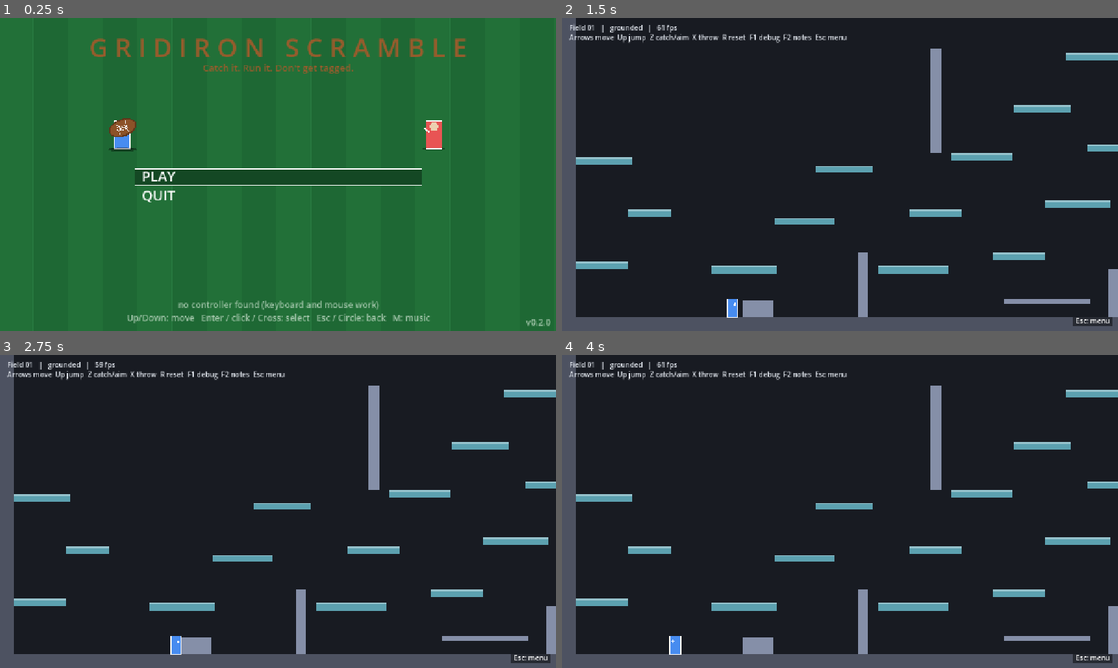
Above: before the commit, frames 1-4 (two rows, left to right).
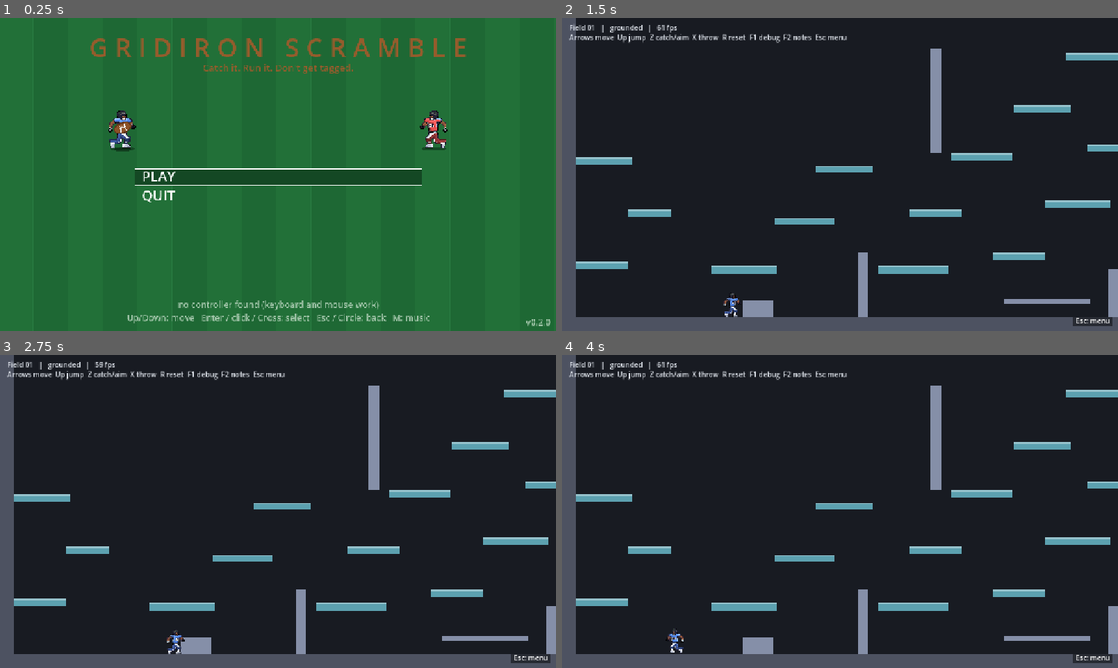
Above: after the commit, the same moments.

Repository: Pratul-Saini/ballbrawlla
Game: Godot game, scene res://scenes/app.tscn
Same seed, same stepped clock (60 frames per second), same inputs: the game is played once before the commit and once after it.
Inputs (mouse positions are in pixels of both pictures, inside the frame that each line leads up to):
- Up to frame 1 (0.25 s): no input
- Up to frame 2 (1.5 s): tap Enter at 0.5 s; move the mouse to (962, 158) at 0.52 s; hold Right 0.53-1.25 s; tap Z at 0.6 s; click (962, 158) at 0.67 s; tap Space at 0.77, 1.25 s; drag from (728, 190) to (812, 237) at 1.27 s
- Up to frame 3 (2.75 s): tap Enter at 2 s; move the mouse to (333, 442) at 2.02 s; hold Right from 2.03 s (still down); tap F at 2.1 s
- Up to frame 4 (4 s): release Right at 2.75 s; tap Space at 2.75, 3.77 s; drag from (812, 574) to (673, 464) at 2.77 s; tap Enter at 3.5 s; move the mouse to (1006, 558) at 3.52 s; hold Left from 3.53 s (still down); tap V at 3.6 s

The runs differ from the first frame. In frame 1, 1.7% of the frame differs, in the area x 16-99%, y 6-99%; in frame 2, 0.1%; in frame 3, 0.2%; in frame 4, 0.2%.

Commit message:
feat: hand-drawn player sprites, red team, double-jump effect, and sprites in the menu
Problem
The Godot game drew every player as a coloured rectangle, in matches, in practice mode and in the menu's
throwing animation. There was no art for the two teams, no way to tell a second jump had happened, and the ball
floated at the player's centre while carried.

Solution
- player_sprites.gd loads the hand-drawn running pose (fball_navy) for the blue team and a hue-shifted red version
  (fball_red) for the other, each facing right and left. The left copies are mirrored with the jersey number put back
  the right way round. match_renderer.gd and sandbox.gd draw the sprite at the hitbox's feet, scaled by one shared
  VISUAL_SCALE (1.35), flipped to the way the player runs, with a small bounce while running on the ground.
- A carried ball is drawn in the near hand (the one on the side of the number's 3) instead of the body centre.
- menu_anim.gd draws the two sprites throwing the ball back and forth; the ball is smaller to suit them.
- A double jump plays a one-shot effect at the feet from fx_double_jump.png (a strip of square frames, so it can be
  replaced by painted art with no code change). Practice mode spots it from the jump counter; matches spot it from a
  sudden upward speed while airborne, so the network view is unchanged.
- tools/ has the scripts that made the art: make_left_sprite, make_team_sprites, shade_sprite, smooth_sprite and
  make_double_jump_fx. The .aseprite files sit next to the PNGs for editing.
- The sandbox's scripted run got a --double option that jumps twice, and one-tick button presses.

Testing
- Godot: 89 passed. The run also prints one script error from relay_client.gd, which comes from the relay
  reachability test already on main; it appears identically with this change removed.
- Python: 545 passed.
- Checked screenshots of the menu, practice mode and the effect, and the scripted --double run: one effect for a
  double jump and none for a single jump.
- Not checked: a real match (the second team's sprite in play, the double-jump effect there, facing left while
  running), a controller, and the packaged macOS and Windows builds.

Diff:
--- a/godot/scripts/match_renderer.gd
+++ b/godot/scripts/match_renderer.gd
@@ -9,6 +9,7 @@
 ## the canvas) so lines and text keep their pixel size at any zoom, as in the Python renderer.
 
 const Teams = preload("res://scripts/teams.gd")
+const PlayerSprites = preload("res://scripts/player_sprites.gd")
 
 static func c8(r: int, g: int, b: int, a: int = 255) -> Color:
 	return Color(r / 255.0, g / 255.0, b / 255.0, a / 255.0)
@@ -46,10 +47,16 @@
 const AIM_RING_RADIUS := 60.0
 const MIN_ZOOM := 0.4                      # local play: how far the shared camera may zoom out
 const FRAME_MARGIN := Vector2(260, 200)    # world px kept around the players when framing them
+const RUN_BOB := 2.0                       # world px the player bounces while running on the ground
+const RUN_BOB_SPEED := 0.42                # radians per tick
+const RUN_MIN_SPEED := 20.0                # |vx| above this counts as running
 
 var level
 var field
 var t
+var sprites := PlayerSprites.new()
+var _fx_list: Array = []        # double-jump effects: {x, y, age} in world px
+var _prev_air := {}              # role -> [state, vy] last frame, to spot the second jump
 var ci: CanvasItem
 var font: Font
 var size := Vector2(1280, 720)
@@ -184,6 +191,7 @@
 func draw(p_ci: CanvasItem, p_size: Vector2, view: Dictionary, fps: float, dt: float, status: String = "",
 		controls: String = "", invite: Dictionary = {}) -> void:
 	ci = p_ci
+	_age_fx(dt)
 	size = p_size
 	if view.get("local", false):
 		frame(_focus_points(view), dt, hud_h)
@@ -298,19 +306,32 @@
 		else:
 			ci.draw_rect(rect, PLATFORM)
 
+## Draws one player. Returns where the ball goes (the near hand, in screen px), or Vector2.INF when drawn as a box.
+## `facing` is 1 or -1; `bob` is a vertical offset in world px (the run bounce).
 func _draw_figure(x: float, feet_y: float, team: int, label: String, outline_only: bool = false, me: bool = false,
-		p_h: float = -1.0) -> void:
+		p_h: float = -1.0, facing: int = 1, bob: float = 0.0) -> Vector2:
 	var w: float = t.player_width
 	var h: float = p_h if p_h > 0.0 else t.player_height
 	var rect := _wrect(x - w / 2.0, feet_y - h, w, h)
 	var color := _team_color(team)
+	var hand := Vector2.INF
+	var spr: Dictionary = {} if outline_only else sprites.get_sprite(team, facing, TEAM_COLORS[team])
 	if outline_only:
 		_rect_outline(rect.grow(-1.0), color, 2.0)
-	else:
+	elif spr.is_empty():
 		ci.draw_rect(rect, color)
+	else:
+		var src: Rect2 = spr["src"]
+		var k: float = h / src.size.y * PlayerSprites.VISUAL_SCALE * zoom        # screen px per art pixel
+		var dst := Rect2(Vector2(roundf(rect.get_center().x - src.size.x * k / 2.0),
+				roundf(rect.end.y - src.size.y * k - bob * zoom)), src.size * k)
+		ci.texture_filter = CanvasItem.TEXTURE_FILTER_LINEAR
+		ci.draw_texture_rect_region(spr["tex"], dst, src)
+		hand = dst.position + (spr["hand"] as Vector2) * dst.size
 	if me:
 		_rect_outline(rect.grow(2.0), Color.WHITE, 1.0)
 	_text(label, Vector2(rect.get_center().x, rect.position.y - 16.0), color, 14, true)
+	return hand
 
 func _draw_aim(cx: float, cy: float, angle: float, power: float) -> void:
 	var c := _w(cx, cy)
@@ -372,11 +393,38 @@
 func _is_mine(view: Dictionary, team: int, role: String) -> bool:
 	return role != "QB" and (bool(view.get("local", false)) or team == view["team"])
 
+## Fade out finished effects.
+func _age_fx(dt: float) -> void:
+	for e in _fx_list:
+		e["age"] += dt
+	_fx_list = _fx_list.filter(func(e): return e["age"] < PlayerSprites.FX_SECONDS)
+
+## A second jump shows up as a sudden upward speed while already in the air (no change to the network view needed).
+func _spot_double_jumps(view: Dictionary) -> void:
+	var jump_v: float = float(t.double_jump_speed)
+	for a in view["actors"]:
+		var prev = _prev_air.get(a["role"])
+		var vy: float = float(a["vy"])
+		if prev != null and a["s"] == "airborne" and prev[0] == "airborne" and prev[1] > -jump_v * 0.5 and vy <= -jump_v * 0.9:
+			_fx_list.append({"x": a["x"] + a["w"] / 2.0, "y": a["y"] + a["h"], "age": 0.0})
+		_prev_air[a["role"]] = [a["s"], vy]
+
 func _draw_actors(view: Dictionary) -> void:
+	_spot_double_jumps(view)
+	for e in _fx_list:
+		sprites.draw_fx(ci, _w(e["x"], e["y"]), e["age"], PlayerSprites.FX_SCALE * zoom)
+	var hands := {}   # role -> screen position of the near hand
 	for a in view["actors"]:
 		var feet_x: float = a["x"] + a["w"] / 2.0
 		var me := _is_mine(view, a["team"], a["role"])
-		_draw_figure(feet_x, a["y"] + a["h"], a["team"], a["role"], false, me)
+		var running: bool = a["s"] == "grounded" and absf(float(a["vx"])) > RUN_MIN_SPEED
+		var bob: float = absf(sin(float(view["tick"]) * RUN_BOB_SPEED)) * RUN_BOB if running else 0.0
+		var facing: int = int(a["f"])
+		if running:
+			facing = 1 if float(a["vx"]) > 0.0 else -1
+		var hand: Vector2 = _draw_figure(feet_x, a["y"] + a["h"], a["team"], a["role"], false, me, -1.0, facing, bob)
+		if hand != Vector2.INF:
+			hands[a["role"]] = hand
 		if me:
 			ci.draw_arc(_w(feet_x, a["y"] + a["h"] / 2.0), maxf(4.0, t.tag_radius * zoom), 0.0, TAU, 40,
 					c8(90, 200, 120), 1.0)
@@ -384,7 +432,15 @@
 		var qb: Dictionary = view["actors"][0]
 		_draw_aim(qb["x"] + qb["w"] / 2.0, qb["y"] + qb["h"] / 2.0, view["aim"][0], view["aim"][1])
 	var b: Dictionary = view["ball"]
-	ci.draw_circle(_w(b["x"], b["y"]), maxf(3.0, t.ball_radius * zoom), BALL)
+	var holder = b.get("holder")
+	if holder != null and hands.has(holder):
+		_draw_held_ball(hands[holder])
+	else:
+		ci.draw_circle(_w(b["x"], b["y"]), maxf(3.0, t.ball_radius * zoom), BALL)
+
+## A small football carried in the hand.
+func _draw_held_ball(at: Vector2) -> void:
+	PlayerSprites.draw_football(ci, at, maxf(4.0, t.ball_radius * zoom * 1.5), BALL)
 
 # ------------------------------------------------------------ HUD
 
--- a/godot/scripts/menu_anim.gd
+++ b/godot/scripts/menu_anim.gd
@@ -3,6 +3,8 @@
 ## (src/ballbrawlla/menu_anim.py). Everything is drawn in code, so the game needs no image files.
 ## pose(t, width) is a pure function of time, so the animation has no state to get out of step. Each throw takes
 ## PERIOD seconds: wind-up, flight along an arc, catch, hold. Then the players swap roles.
+
+const PlayerSprites = preload("res://scripts/player_sprites.gd")
 
 const PERIOD := 3.6
 const WINDUP := 0.5
@@ -12,10 +14,11 @@
 const TRAIL_STEP := 0.028       # seconds between ghosts
 const SCROLL_PX_PER_S := 18.0
 const STRIPE := 80.0            # px per field stripe
-const BALL_W := 66.0
-const BALL_H := 40.0
+const BALL_W := 42.0
+const BALL_H := 26.0
 const PLAYER_W := 36.0
 const PLAYER_H := 64.0
+const SPRITE_H := 88.0          # drawn height of the player art (puts its hand near where the ball is thrown from)
 const ARC_HEIGHT := 92.0
 const GROUND := 300.0
 
@@ -94,6 +97,7 @@
 var SKIN := c8(236, 208, 176)
 var _ellipse := PackedVector2Array()
 var _inner := PackedVector2Array()
+var sprites := PlayerSprites.new()
 
 func _init() -> void:
 	for k in 28:
@@ -114,8 +118,8 @@
 	var lay := layout(size.x)
 	var p := pose(t, size.x)
 	var thrower_left: bool = p["direction"] == 1
-	_player(ci, lay[0], lay[2], BLUE, 0.0 if thrower_left else p["receiver_lift"], p["thrower_lean"] if thrower_left else 0.0, 1)
-	_player(ci, lay[1], lay[2], RED, p["receiver_lift"] if thrower_left else 0.0, 0.0 if thrower_left else p["thrower_lean"], -1)
+	_player(ci, lay[0], lay[2], BLUE, 0.0 if thrower_left else p["receiver_lift"], p["thrower_lean"] if thrower_left else 0.0, 1, 0)
+	_player(ci, lay[1], lay[2], RED, p["receiver_lift"] if thrower_left else 0.0, 0.0 if thrower_left else p["thrower_lean"], -1, 1)
 	var height: float = maxf(0.0, lay[2] - PLAYER_H * 0.75 - p["y"])
 	_ellipse_at(ci, Vector2(p["x"], lay[2] + 2.0), BALL_W / 2.0, 5.0, Color(0, 0, 0, maxf(30.0, 90.0 - height * 0.5) / 255.0))
 	var ghosts := ball_trail(t, size.x)
@@ -131,7 +135,17 @@
 		pts.append(c + Vector2(cos(a) * rx, sin(a) * ry))
 	ci.draw_colored_polygon(pts, color)
 
-func _player(ci: CanvasItem, cx: float, gy: float, color: Color, lift: float, lean: float, facing: int) -> void:
+func _player(ci: CanvasItem, cx: float, gy: float, color: Color, lift: float, lean: float, facing: int, team: int = 0) -> void:
+	var spr: Dictionary = sprites.get_sprite(team, facing)
+	if not spr.is_empty():
+		_ellipse_at(ci, Vector2(cx, gy), PLAYER_W * 0.8, 5.0, c8(20, 72, 36))
+		var src: Rect2 = spr["src"]
+		var k: float = SPRITE_H / src.size.y
+		var dst := Rect2(Vector2(roundf(cx - src.size.x * k / 2.0 + lean * 3.0 * -facing),
+				roundf(gy - src.size.y * k - lift * 34.0)), src.size * k)
+		ci.texture_filter = CanvasItem.TEXTURE_FILTER_NEAREST
+		ci.draw_texture_rect_region(spr["tex"], dst, src)
+		return
 	var w := PLAYER_W
 	var h := PLAYER_H
 	var top := gy - h - lift * 34.0
--- /dev/null
+++ b/godot/scripts/player_sprites.gd
@@ -0,0 +1,90 @@
+extends RefCounted
+## The hand-drawn player sprites in assets/sprites/player/: one running pose per team, facing right and (mirrored,
+## with the jersey number still reading 23) facing left. Team 0 is blue, team 1 is red. Make the red set from the blue
+## with tools/make_team_sprites.py, and the mirrored copies with tools/make_left_sprite.py; all four are plain PNGs
+## that can be repainted by hand.
+
+const FILES := [
+	["res://assets/sprites/player/fball_navy.png", "res://assets/sprites/player/fball_navy_left.png"],
+	["res://assets/sprites/player/fball_red.png", "res://assets/sprites/player/fball_red_left.png"],
+]
+
+## How tall the art is drawn, as a multiple of the player's hitbox height (1.0 = exactly as tall as the hitbox).
+## The collision box does not change; this only changes how big he looks.
+const VISUAL_SCALE := 1.35
+
+## The double-jump effect: a strip of square frames (frame size = the strip's height) played once at the feet.
+const FX_PATH := "res://assets/sprites/player/fx_double_jump.png"
+const FX_SECONDS := 0.32
+const FX_SCALE := 1.6      # world px per art pixel
+
+## Where the ball sits: the fist of the arm nearest the number's "3", in the art's own pixels (right-facing).
+const HAND_RIGHT := Vector2(76.2, 39.4)
+const SRC_SIZE := 96.0
+
+var _cache := {}   # "team:facing" -> {tex, src (Rect2), hand (Vector2, 0..1 inside src)}
+var available := false
+var _fx = null
+
+func _init() -> void:
+	available = true
+	for pair in FILES:
+		for path in pair:
+			if not ResourceLoader.exists(path):
+				available = false
+
+## {tex, src, hand} for a team and facing (1 right, -1 left), or {} if the art is missing.
+func get_sprite(team: int, facing: int, _team_color: Color = Color.WHITE) -> Dictionary:
+	if not available:
+		return {}
+	var side: int = 0 if facing >= 0 else 1
+	var key := "%d:%d" % [team, side]
+	if _cache.has(key):
+		return _cache[key]
+	var base: Texture2D = load(FILES[clampi(team, 0, FILES.size() - 1)][side])
+	if base == null:
+		available = false
+		return {}
+	var src := Rect2(base.get_image().get_used_rect())
+	var hand: Vector2 = HAND_RIGHT if side == 0 else Vector2(SRC_SIZE - HAND_RIGHT.x, HAND_RIGHT.y)
+	var entry := {
+		"tex": base,
+		"src": src,
+		"hand": Vector2((hand.x - src.position.x) / src.size.x, (hand.y - src.position.y) / src.size.y),
+	}
+	_cache[key] = entry
+	return entry
+
+## {tex, frames, size} for the double-jump effect, or {} if the strip is missing.
+func get_fx() -> Dictionary:
+	if _fx == null:
+		_fx = {}
+		if ResourceLoader.exists(FX_PATH):
+			var tex: Texture2D = load(FX_PATH)
+			var h: int = tex.get_height()
+			_fx = {"tex": tex, "frames": maxi(1, tex.get_width() / h), "size": float(h)}
+	return _fx
+
+## Draw the effect `age` seconds after it started, centred on `at`, with art pixels `k` canvas units wide.
+func draw_fx(ci: CanvasItem, at: Vector2, age: float, k: float) -> void:
+	var fx: Dictionary = get_fx()
+	if fx.is_empty() or age >= FX_SECONDS:
+		return
+	var n: int = fx["frames"]
+	var f: int = mini(n - 1, int(age / FX_SECONDS * n))
+	var sz: float = fx["size"]
+	var dst := Rect2(at - Vector2(sz, sz) * k / 2.0, Vector2(sz, sz) * k)
+	ci.texture_filter = CanvasItem.TEXTURE_FILTER_NEAREST
+	ci.draw_texture_rect_region(fx["tex"], dst, Rect2(f * sz, 0.0, sz, sz))
+
+## A small football (an ellipse with a lace) centred at `at`; rx is its half-length in the canvas' units.
+static func draw_football(ci: CanvasItem, at: Vector2, rx: float, color: Color) -> void:
+	var ry: float = rx * 0.62
+	var pts := PackedVector2Array()
+	for i in 20:
+		var a := TAU * i / 20.0
+		pts.append(Vector2(cos(a) * rx, sin(a) * ry))
+	ci.draw_set_transform(at, -0.35, Vector2.ONE)
+	ci.draw_colored_polygon(pts, color)
+	ci.draw_line(Vector2(-rx * 0.35, 0.0), Vector2(rx * 0.35, 0.0), Color.WHITE, maxf(1.0, rx * 0.12))
+	ci.draw_set_transform(Vector2.ZERO, 0.0, Vector2.ONE)
--- a/godot/scripts/sandbox.gd
+++ b/godot/scripts/sandbox.gd
@@ -19,6 +19,7 @@
 const InputSource = preload("res://scripts/input_source.gd")
 const PauseMenu = preload("res://scripts/pause_menu.gd")
 const Notes = preload("res://scripts/notes.gd")
+const PlayerSprites = preload("res://scripts/player_sprites.gd")
 
 const MAX_FRAME_TIME := 0.25
 const BG := Color(0.094, 0.106, 0.133)
@@ -42,10 +43,18 @@
 var diag = null
 var _level_name := "field_01"
 var _smoke := false
+var _smoke_double := false   # --double: the scripted run jumps a second time in the air
+var _smoke_jumps := 0        # how many scripted presses have been sent (each lasts exactly one tick)
 var _shot_path := ""
 var _elapsed := 0.0
 var _debug := false
 var _done := false
+var sprites := PlayerSprites.new()
+var _run_phase := 0.0
+var _fx_list: Array = []
+var _prev_jumps := -1
+var _fx_spawned := 0
+var _prev_air := false
 
 func setup(p_cfg: Dictionary) -> void:
 	cfg = p_cfg
@@ -58,6 +67,8 @@
 				_level_name = arg.substr(8)
 			elif arg == "--smoke":
 				_smoke = true
+			elif arg == "--double":
+				_smoke_double = true
 			elif arg.begins_with("--shot="):
 				_shot_path = arg.substr(7)
 		level_path = "res://levels/%s.json" % _level_name
@@ -133,8 +144,13 @@
 func _smoke_intent() -> Object:
 	var i = Intent.new()
 	i.move_x = 1 if _elapsed < 1.5 else 0
-	i.jump_pressed = _elapsed > 0.6 and _elapsed < 0.62
-	i.jump_held = i.jump_pressed
+	var due := 1 if _elapsed > 0.6 else 0
+	if _smoke_double and _elapsed > 0.8:
+		due = 2
+	if _smoke_jumps < due:
+		_smoke_jumps += 1
+		i.jump_pressed = true
+	i.jump_held = _smoke_double and _elapsed > 0.6 and _elapsed < 1.1 or i.jump_pressed
 	return i
 
 # ------------------------------------------------------------ loop
@@ -143,6 +159,10 @@
 	if _done or game == null:
 		return
 	_elapsed += delta
+	_run_phase += delta * 25.0
+	for e in _fx_list:
+		e["age"] += delta
+	_fx_list = _fx_list.filter(func(e): return e["age"] < PlayerSprites.FX_SECONDS)
 	if diag != null:
 		diag.beat()
 	var frozen: bool = pause.freezes() or notes.is_open
@@ -158,9 +178,9 @@
 	queue_redraw()
 	if _smoke and _elapsed > 3.0:
 		var p = game.player()
-		print("SMOKE ok: state=%s x=%.1f y=%.1f on_ground=%s" % [p.state.state_name, p.body.px, p.body.py, str(p.contacts.on_ground)])
+		print("SMOKE ok: state=%s x=%.1f y=%.1f on_ground=%s double_jump_effects=%d" % [p.state.state_name, p.body.px, p.body.py, str(p.contacts.on_ground), _fx_spawned])
 		get_tree().quit()
-	if _shot_path != "" and _elapsed > 1.6:
+	if _shot_path != "" and _elapsed > (0.95 if _smoke_double else 1.6):
 		get_viewport().get_texture().get_image().save_png(_shot_path)
 		print("SHOT saved: ", _shot_path)
 		get_tree().quit()
@@ -187,19 +207,48 @@
 		if pl.is_thin():
 			draw_rect(Rect2(r.x, r.y, r.w, 3), col.lightened(0.35))
 	var p = game.player()
-	draw_rect(Rect2(p.body.px, p.body.py, p.w, p.h), PLAYER_COL)
-	draw_rect(Rect2(p.body.px, p.body.py, p.w, p.h), Color.WHITE, false, 2.0)
-	var eye_x: float = p.center_x() + p.facing * p.w * 0.22
-	draw_circle(Vector2(eye_x, p.body.py + p.h * 0.28), 3.0, Color.WHITE)
+	var air: bool = p.state.state_name == "airborne"
+	if air and _prev_air and p.jumps_left < _prev_jumps:
+		_fx_list.append({"x": p.center_x(), "y": p.body.py + p.h, "age": 0.0})
+		_fx_spawned += 1
+	_prev_air = air
+	_prev_jumps = p.jumps_left
+	for e in _fx_list:
+		sprites.draw_fx(self, Vector2(e["x"], e["y"]), e["age"], PlayerSprites.FX_SCALE)
+	var hand := _draw_player(p)
 	var b = game.ball
-	draw_circle(Vector2(b.body.px, b.body.py), b.radius, BALL_COL)
-	draw_arc(Vector2(b.body.px, b.body.py), b.radius, 0.0, TAU, 20, Color.WHITE, 1.5)
+	if b.held_by != null and hand != Vector2.INF:
+		PlayerSprites.draw_football(self, hand, b.radius * 1.5, BALL_COL)
+	else:
+		draw_circle(Vector2(b.body.px, b.body.py), b.radius, BALL_COL)
+		draw_arc(Vector2(b.body.px, b.body.py), b.radius, 0.0, TAU, 20, Color.WHITE, 1.5)
 	if p.state.state_name == "aiming":
 		var d: Array = p.aim_direction()
 		var start := Vector2(p.center_x(), p.center_y())
 		var frac: float = (p.aim_power - t.power_min) / (t.power_max - t.power_min)
 		draw_line(start, start + Vector2(d[0], d[1]) * (40.0 + 120.0 * frac), Color(1, 0.9, 0.3), 3.0)
 	_draw_hud(p)
+
+## The player art, bouncing a little while running. Returns the near hand (world px), or Vector2.INF if the art is
+## missing and a box was drawn instead.
+func _draw_player(p) -> Vector2:
+	var facing: int = int(p.facing)
+	var running: bool = p.state.state_name == "grounded" and absf(p.body.vx) > 20.0
+	if running:
+		facing = 1 if p.body.vx > 0.0 else -1
+	var spr: Dictionary = sprites.get_sprite(0, facing, PLAYER_COL)
+	if spr.is_empty():
+		draw_rect(Rect2(p.body.px, p.body.py, p.w, p.h), PLAYER_COL)
+		draw_rect(Rect2(p.body.px, p.body.py, p.w, p.h), Color.WHITE, false, 2.0)
+		return Vector2.INF
+	var src: Rect2 = spr["src"]
+	var k: float = p.h / src.size.y * PlayerSprites.VISUAL_SCALE
+	var bob: float = absf(sin(_run_phase)) * 2.0 if running else 0.0
+	var dst := Rect2(Vector2(roundf(p.center_x() - src.size.x * k / 2.0), roundf(p.body.py + p.h - src.size.y * k - bob)),
+			src.size * k)
+	texture_filter = CanvasItem.TEXTURE_FILTER_LINEAR
+	draw_texture_rect_region(spr["tex"], dst, src)
+	return dst.position + (spr["hand"] as Vector2) * dst.size
 
 func _draw_hud(p) -> void:
 	var font := ThemeDB.fallback_font
Binary file added: godot/assets/sprites/player/fball_navy.aseprite
Binary file added: godot/assets/sprites/player/fball_navy.png
Not shown, added: godot/assets/sprites/player/fball_navy.png.import
Binary file added: godot/assets/sprites/player/fball_navy_left.aseprite
Binary file added: godot/assets/sprites/player/fball_navy_left.png
Not shown, added: godot/assets/sprites/player/fball_navy_left.png.import
Binary file added: godot/assets/sprites/player/fball_red.aseprite
Binary file added: godot/assets/sprites/player/fball_red.png
Not shown, added: godot/assets/sprites/player/fball_red.png.import
Binary file added: godot/assets/sprites/player/fball_red_left.aseprite
Binary file added: godot/assets/sprites/player/fball_red_left.png
Not shown, added: godot/assets/sprites/player/fball_red_left.png.import
(and 3 more such lines)
